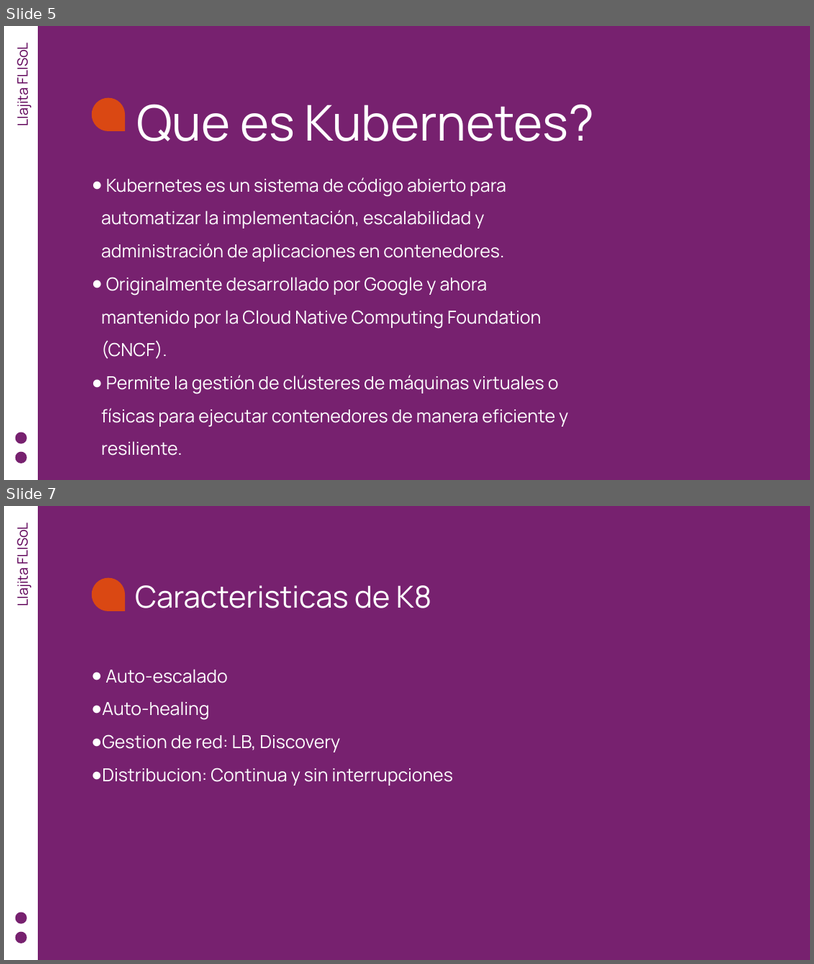
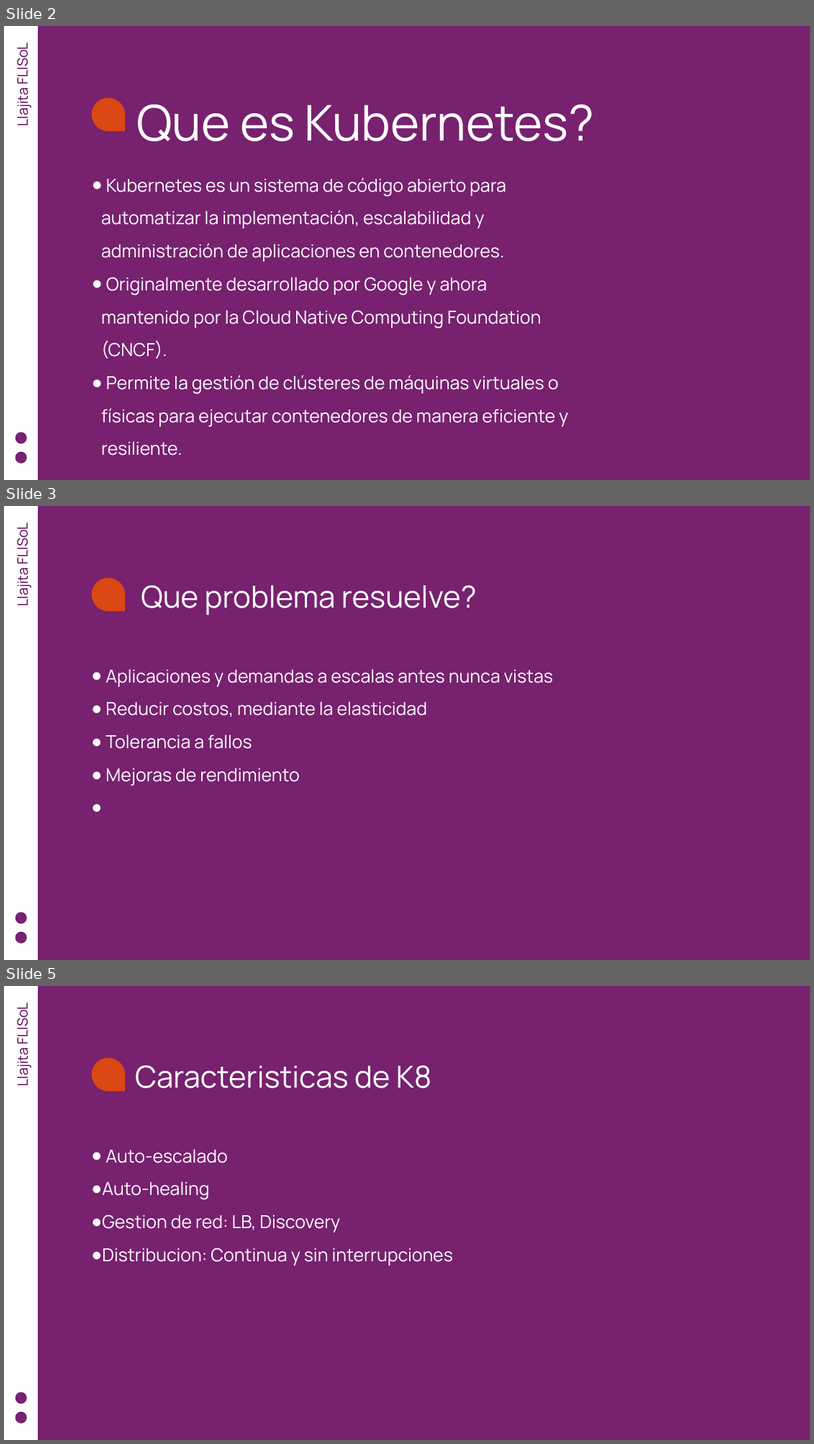
Before and after one commit to tecnocrata/k8s-workshop, a slide deck: Kubernetes sin miedo.odp. Shown one above the other, each under a label of ours: slides 5 and 7 before the commit, slides 2, 3 and 5 after it; the slides between them are not shown. The pictures are 814x964 and 814x1444 pixels, drawn with LibreOffice and Linux fonts; fonts in the diff are those of the drawing. Boxes give left, top, right and bottom in pixels: in the first picture for what was removed or moved away, otherwise in the second. Text is boxed around its words. In the diff, an @@ line names an element or a change of style, - is before the commit and + after.

```diff
--- a/Kubernetes sin miedo.odp
+++ b/Kubernetes sin miedo.odp
@@ slide 3 added at (x1=4, y1=506, x2=810, y2=960), background #77216F @@
@@ freeform shape added at (x1=4, y1=506, x2=39, y2=960), fill #FFFFFF @@
@@ text added at (x1=13, y1=526, x2=32, y2=605), 25.3 pt, text #5E0058 @@
+Llajita FLISoL
@@ freeform shape added at (x1=92, y1=578, x2=125, y2=611), fill #DA4813 @@
@@ text added at (x1=141, y1=585, x2=477, y2=615), 54 pt, text #FFFFFF @@
+Que problema resuelve?
@@ text added at (x1=106, y1=669, x2=553, y2=785), 32 pt, text #FFFFFF @@
+● Aplicaciones y demandas a escalas antes nunca vistas
+● Reducir costos, mediante la elasticidad
+● Tolerancia a fallos
+● Mejoras de rendimiento
@@ freeform shape added at (x1=16, y1=911, x2=27, y2=924), fill #77216F @@
@@ freeform shape added at (x1=16, y1=932, x2=27, y2=943), fill #77216F @@
@@ what was slide 5 is now slide 2 @@
@@ what was slide 7 is now slide 5 @@
```
Also in this commit, not shown: 1 slide changed, 3 slides removed, 2 other files.
